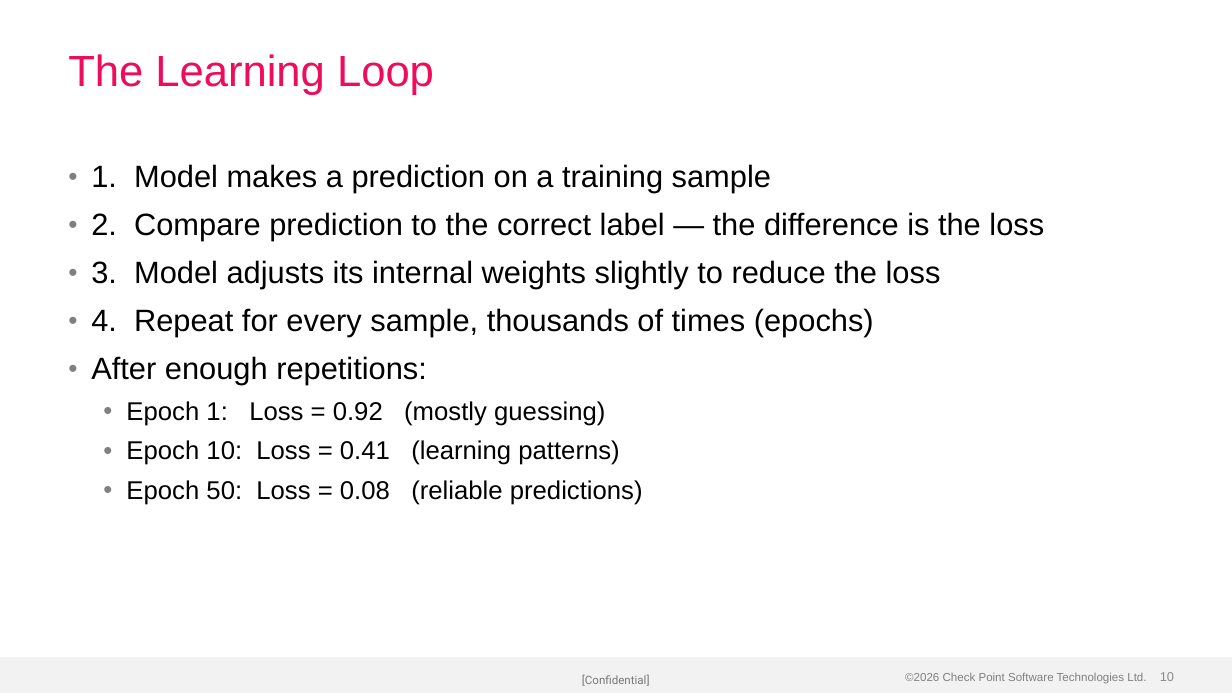
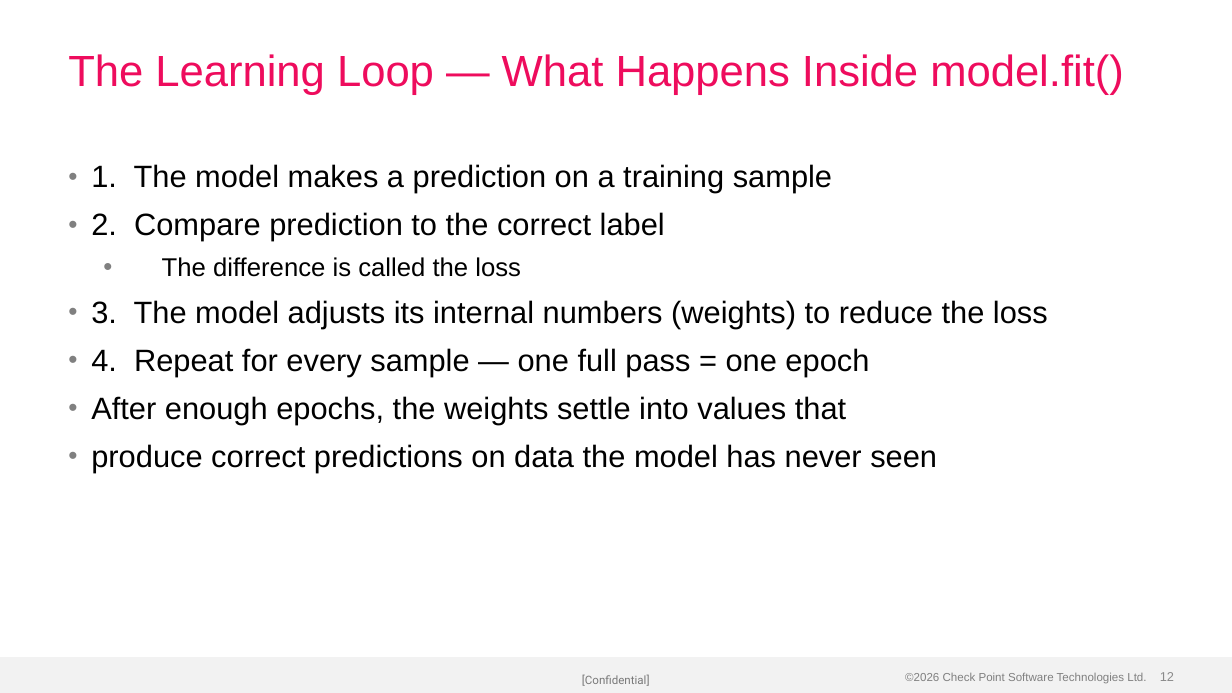
Before and after one commit to alshawwaf/ai-basic-training, a slide deck: slide 12 of stage1_classic_ml/01_what_is_ml/Lecture-1-What-is-ML.pptx (slide 10 before the commit). Drawn at 1232x693 pixels with LibreOffice and Linux fonts; fonts in the diff are those of the drawing; background and template pictures are left out. Boxes give left, top, right and bottom in pixels: in the first picture for what was removed or moved away, otherwise in the second. Text is boxed around its words. In the diff, an @@ line names an element or a change of style, - is before the commit and + after.

Commit message:
Rebuild Lecture-1-What-is-ML with richer content (36 slides)
Expanded from 25 to 36 slides with deeper coverage: EDA (class imbalance,
statistics, data leakage), the digits dataset, features vs labels, and
what the model actually sees. Content now matches the full lesson depth.

```diff
--- a/stage1_classic_ml/01_what_is_ml/Lecture-1-What-is-ML.pptx
+++ b/stage1_classic_ml/01_what_is_ml/Lecture-1-What-is-ML.pptx
@@ title at [68,54,1124,95]: text changed @@
-The Learning Loop
+The Learning Loop — What Happens Inside model.fit()
@@ text at [91,164,1048,472]: text changed @@
-• 1. Model makes a prediction on a training sample
-• 2. Compare prediction to the correct label — the difference is the loss
-• 3. Model adjusts its internal weights slightly to reduce the loss
-• 4. Repeat for every sample, thousands of times (epochs)
-• After enough repetitions:
-  • Epoch 1: Loss = 0.92 (mostly guessing)
-  • Epoch 10: Loss = 0.41 (learning patterns)
-  • Epoch 50: Loss = 0.08 (reliable predictions)
+• 1. The model makes a prediction on a training sample
+• 2. Compare prediction to the correct label
+  • The difference is called the loss
+• 3. The model adjusts its internal numbers (weights) to reduce the loss
+• 4. Repeat for every sample — one full pass = one epoch
+• After enough epochs, the weights settle into values that
+• produce correct predictions on data the model has never seen
@@ page number at [1160,672,1174,681]: text changed @@
-10
+12
```
Also in this commit, not shown: 17 other slides changed, 11 slides added.
